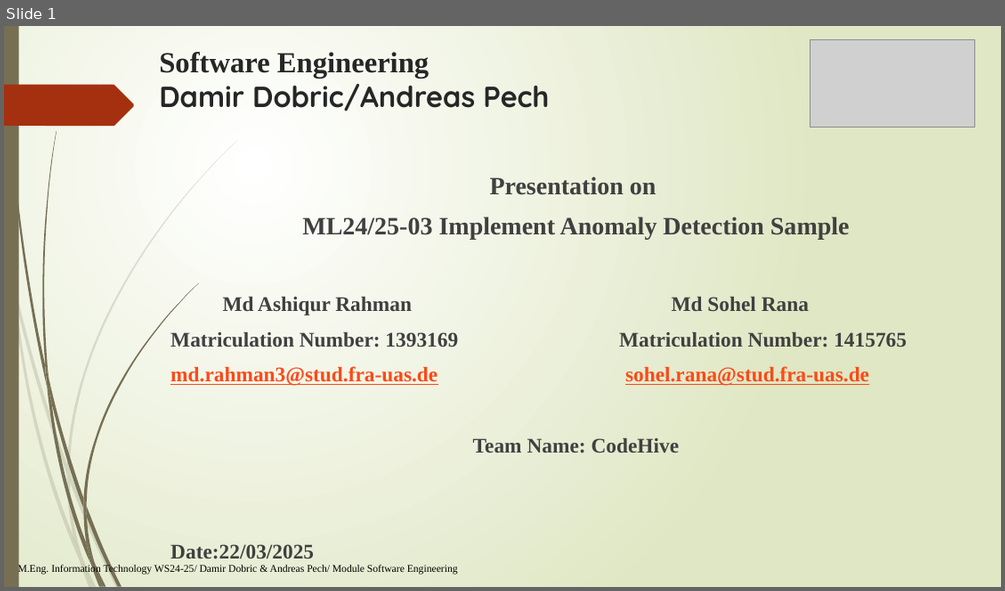
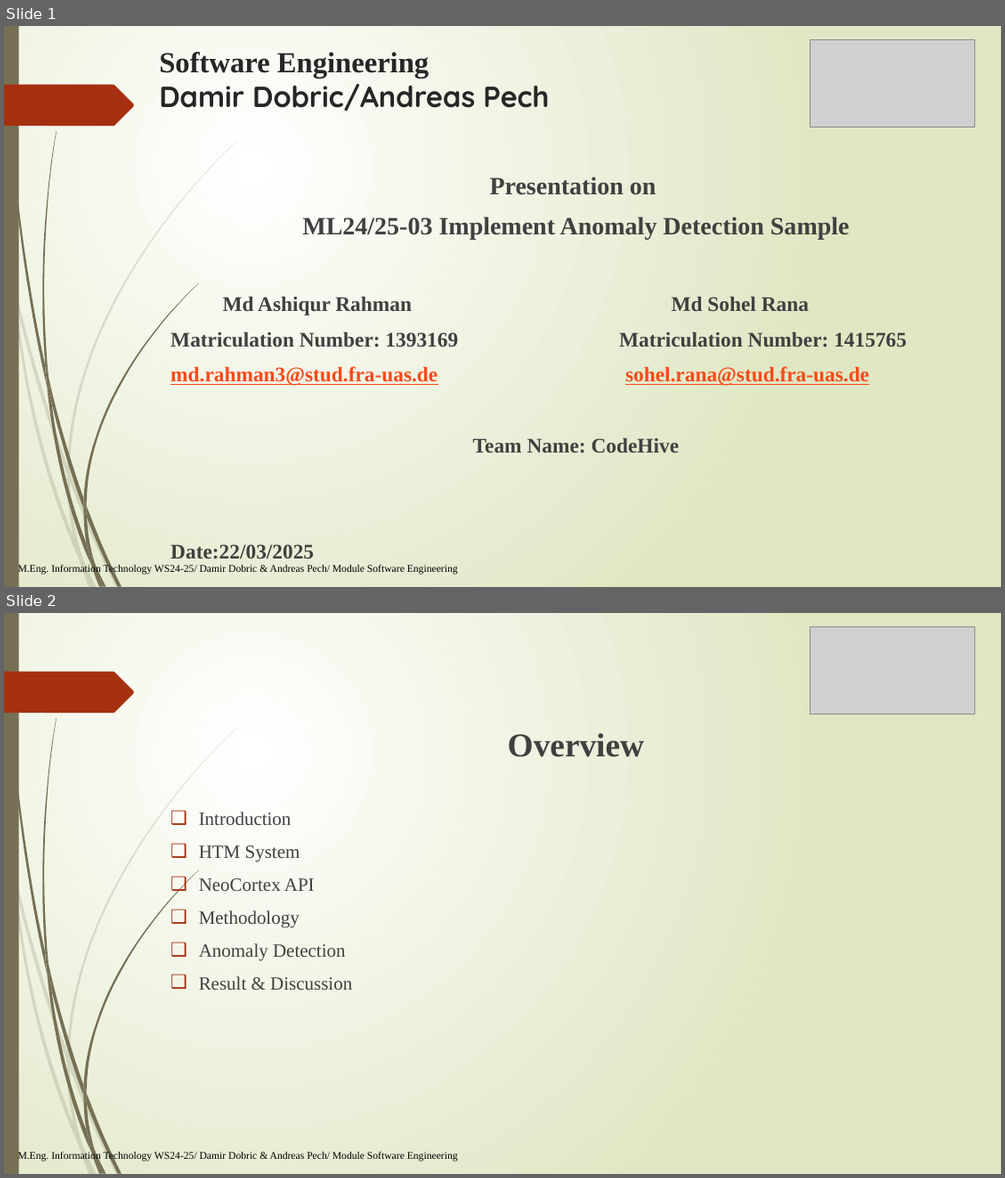
Before and after one commit to sohelranalive/neocortexapi-CodeHive, a slide deck: source/MySEProject/Documentation/PresentationFile_CodeHive.pptx. Shown one above the other, each under a label of ours: slide 1 before the commit, slides 1 and 2 after it. The pictures are 1005x591 and 1005x1178 pixels, drawn with LibreOffice and Linux fonts; fonts in the diff are those of the drawing; grey boxes stand for pictures. Boxes give left, top, right and bottom in pixels: in the first picture for what was removed or moved away, otherwise in the second. Text is boxed around its words. In the diff, an @@ line names an element or a change of style, - is before the commit and + after.

Commit message:
Added Overview & introduction in PPT

```diff
--- a/source/MySEProject/Documentation/PresentationFile_CodeHive.pptx
+++ b/source/MySEProject/Documentation/PresentationFile_CodeHive.pptx
@@ slide 2 added at bbox=[4, 613, 1001, 1174], background gradient #FFFFFF to #DFE8C4; not listed: 24 template elements that a slide beside it also shows @@
@@ picture added at bbox=[810, 627, 975, 714] @@
@@ text added at bbox=[199, 733, 644, 989], 18 pt, text #404040 @@
+Overview
+❑ Introduction
+❑ HTM System
+❑ NeoCortex API
+❑ Methodology
+❑ Anomaly Detection
+❑ Result & Discussion
@@ text added at bbox=[18, 1151, 458, 1161], 10 pt, text #000000 @@
+M.Eng. Information Technology WS24-25/ Damir Dobric & Andreas Pech/ Module Software Engineering
```
Also in this commit, not shown: 2 other slides added.
